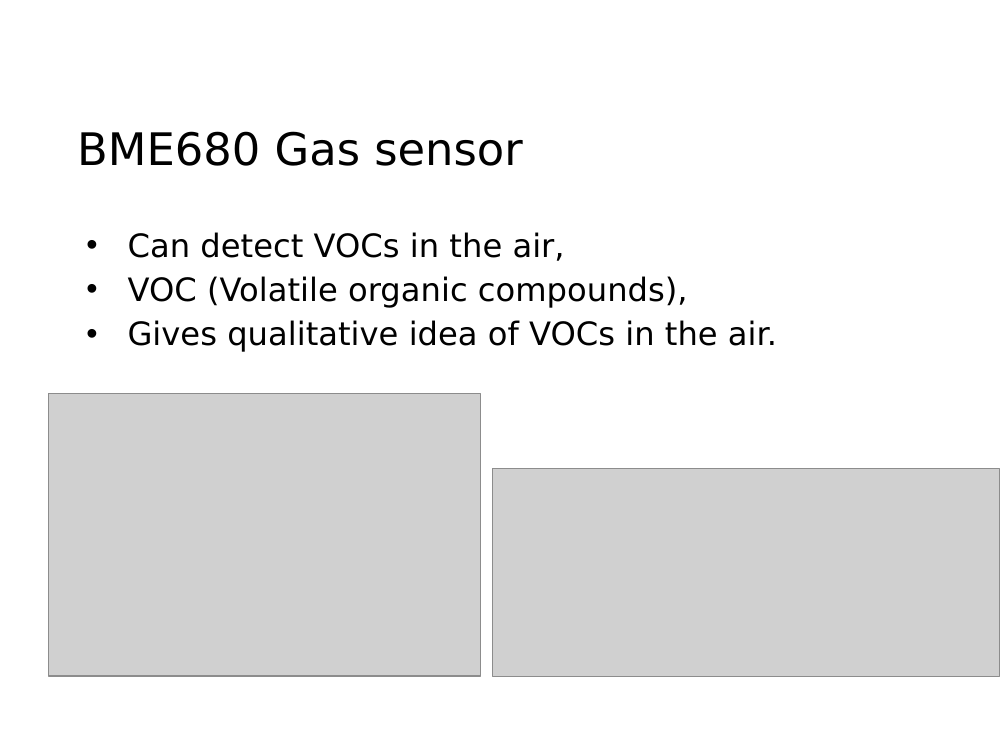
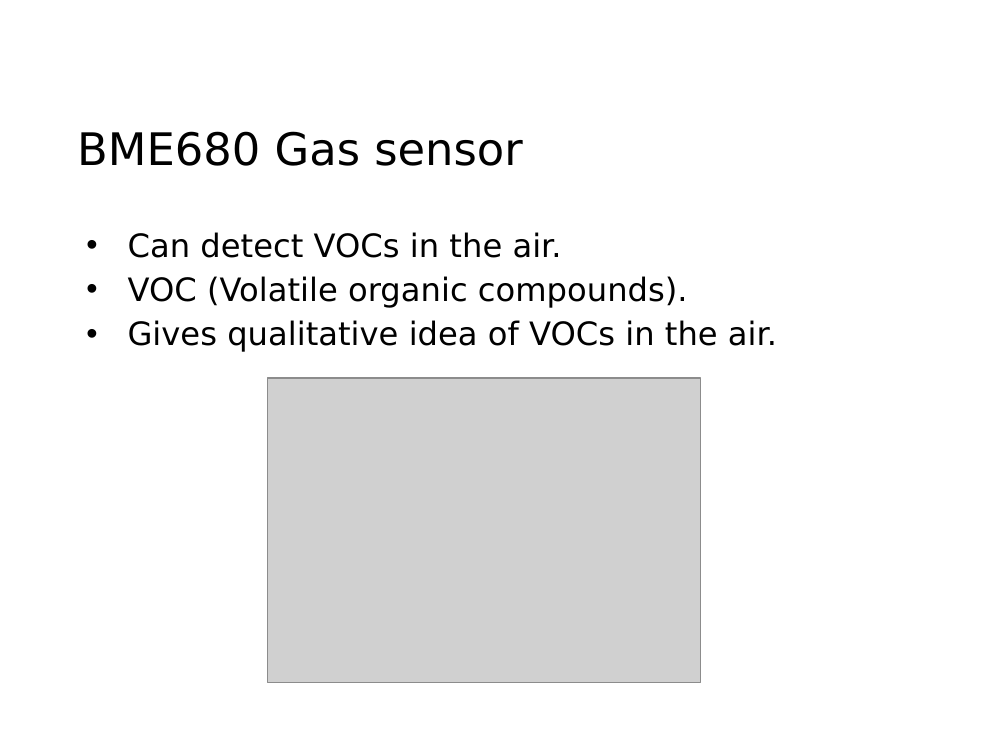
Before and after one commit to kozki/bso, a slide deck: slide 3 of BSO presentation.pptx. Drawn at 1008x756 pixels with LibreOffice and Linux fonts; fonts in the diff are those of the drawing; grey boxes stand for pictures; background and template pictures are left out. Boxes give left, top, right and bottom in pixels: in the first picture for what was removed or moved away, otherwise in the second. Text is boxed around its words. In the diff, an @@ line names an element or a change of style, - is before the commit and + after.

```diff
--- a/BSO presentation.pptx
+++ b/BSO presentation.pptx
@@ text at (128,232,688,308): text changed @@
-• Can detect VOCs in the air,
-• VOC (Volatile organic compounds),
+• Can detect VOCs in the air.
+• VOC (Volatile organic compounds).
@@ picture: place and size @@
-picture at (48,394,480,676)
+picture at (267,378,701,682)
@@ picture removed at (492,469,1000,676) @@
```
Also in this commit, not shown: 4 other slides changed, 4 slides added, 1 slide removed.
